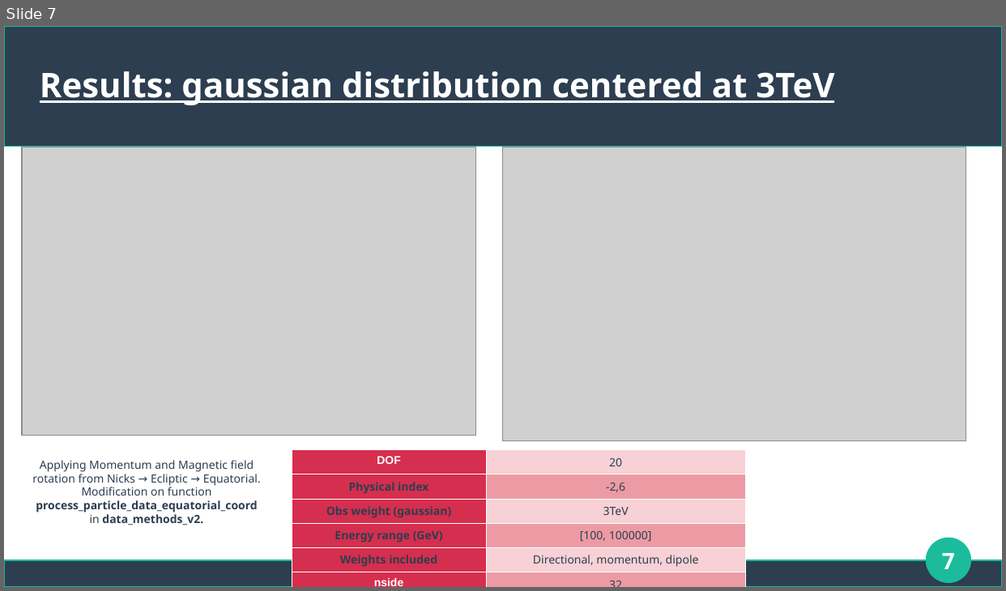
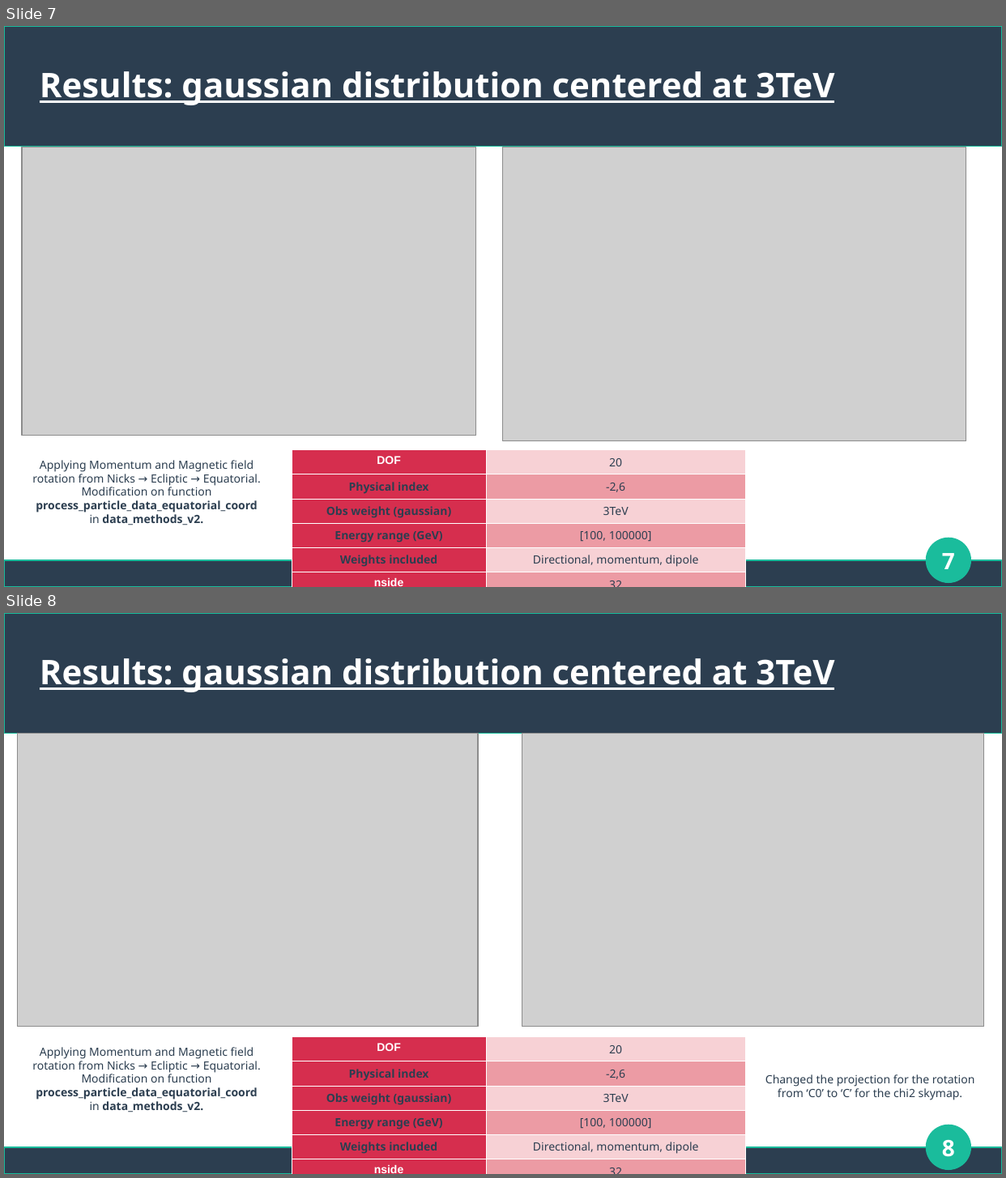
Before and after one commit to jcdiazvelez/ptracing-CosmicRay-analysis, a slide deck: Cosmic Rays - chi2.odp. Shown one above the other, each under a label of ours: slide 7 before the commit, slides 7 and 8 after it. The pictures are 1006x591 and 1006x1178 pixels, drawn with LibreOffice and Linux fonts; fonts in the diff are those of the drawing; grey boxes stand for pictures. Boxes give left, top, right and bottom in pixels: in the first picture for what was removed or moved away, otherwise in the second. Text is boxed around its words. In the diff, an @@ line names an element or a change of style, - is before the commit and + after.

```diff
--- a/Cosmic Rays - chi2.odp
+++ b/Cosmic Rays - chi2.odp
@@ slide 8 added at (4, 613, 1002, 1174), background #FFFFFF; not listed: 3 template elements that a slide beside it also shows @@
@@ title added at (40, 658, 834, 692), 27 pt, text #FFFFFF, bold, underline @@
+Results: gaussian distribution centered at 3TeV
@@ picture added at (18, 734, 479, 1026) @@
@@ picture added at (522, 734, 985, 1027) @@
@@ text added at (32, 1047, 261, 1113), 9 pt, text #2C3E50 @@
+Applying Momentum and Magnetic field rotation from Nicks → Ecliptic → Equatorial. Modification on function process_particle_data_equatorial_coord in data_methods_v2.
@@ table added at (292, 1037, 746, 1174), 6 rows, 2 columns @@
+DOF | 20
+Physical index | -2,6
+Obs weight (gaussian) | 3TeV
+Energy range (GeV) | [100, 100000]
+Weights included | Directional, momentum, dipole
+nside | 32
@@ text added at (765, 1075, 975, 1101), 9 pt, text #2C3E50 @@
+Changed the projection for the rotation from ‘C0’ to ‘C’ for the chi2 skymap.
@@ page number added at (942, 1140, 955, 1157), 18 pt, text #FFFFFF, bold @@
+8
```
Also in this commit, not shown: 1 slide changed, 25 other files.
